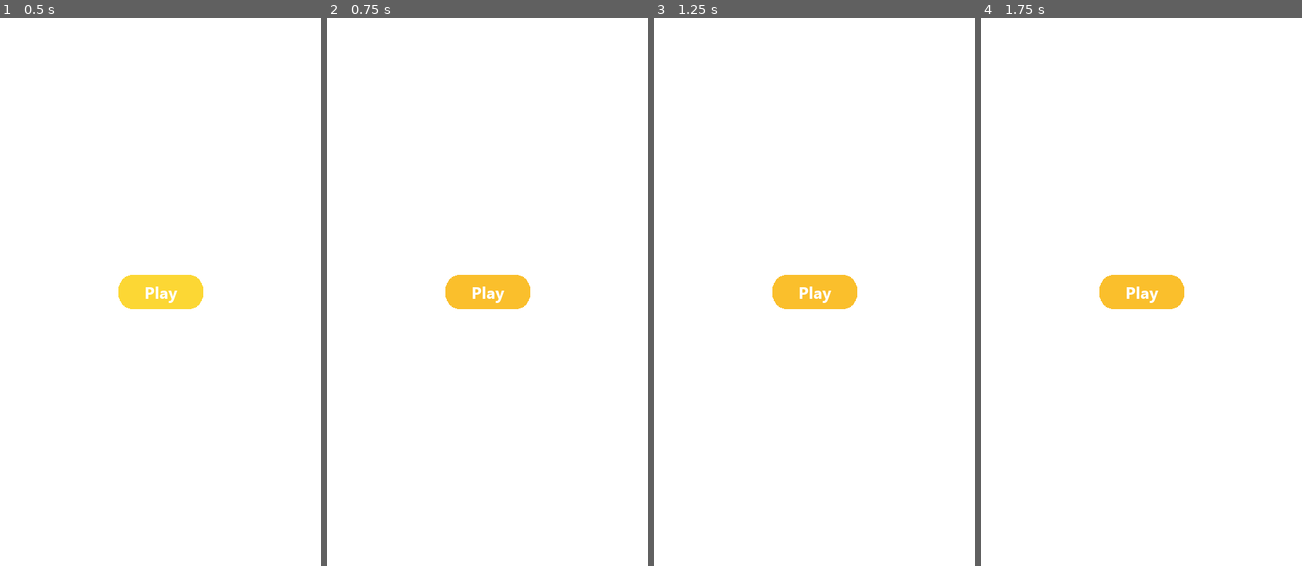
Above: before the commit, frames 1-4 (left to right).
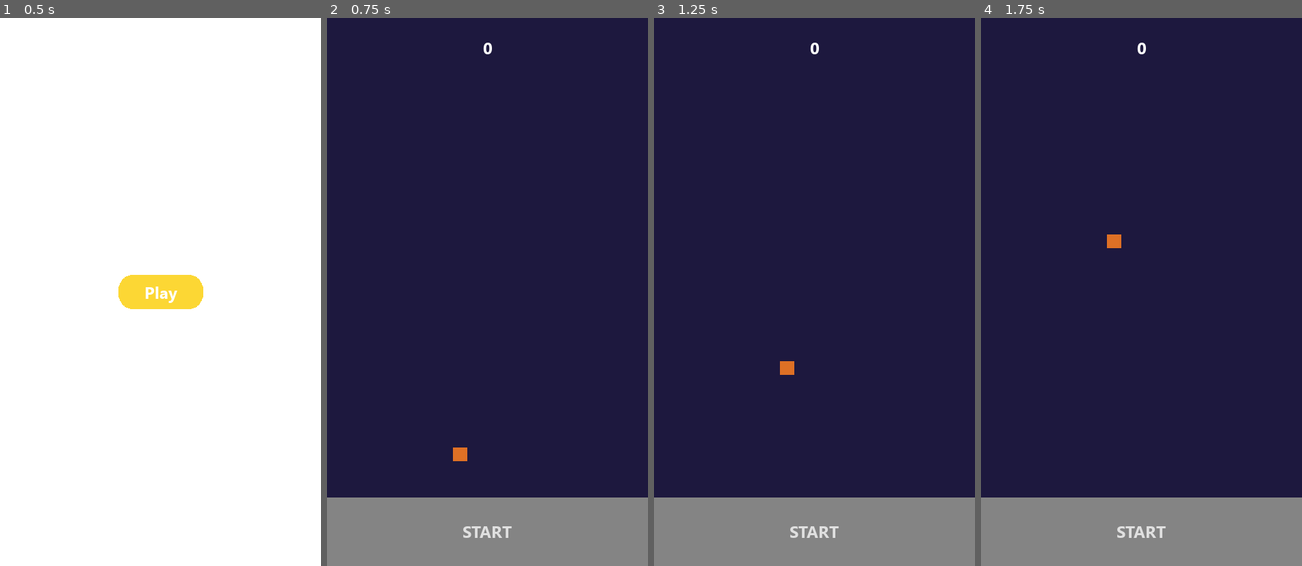
Above: after the commit, the same moments.

Repository: Jangidtarun/bounce
Game: Godot game, scene res://scenes/MainMenu.tscn
Same seed, same stepped clock (60 frames per second), same inputs: the game is played once before the commit and once after it.
Inputs (mouse positions are in pixels of both pictures, inside the frame that each line leads up to):
- Up to frame 1 (0.5 s): no input
- Up to frame 2 (0.75 s): click "Play" at 0.5 s
- Up to frame 3 (1.25 s): no input
- Up to frame 4 (1.75 s): click (1141, 292) at 1.25 s, where only the run before the commit has a clickable "Play"

Frame 1 is identical in both runs. In frame 2, 100% of the frame differs, in the area x 0-100%, y 0-100%; in frame 3, 100%; in frame 4, 100%.

Commit message:
upload after directorising

Diff:
--- a/MainMenu.tscn
+++ b/MainMenu.tscn
@@ -2,7 +2,7 @@
 
 [ext_resource path="res://sprites/button/button_pressed.png" type="Texture" id=2]
 [ext_resource path="res://theme_default.tres" type="Theme" id=3]
-[ext_resource path="res://play_button.gd" type="Script" id=4]
+[ext_resource path="res://scripts/play_button.gd" type="Script" id=4]
 [ext_resource path="res://sprites/button/button_normal.png" type="Texture" id=11]
 [ext_resource path="res://sprites/button/button_hover.png" type="Texture" id=12]
 
--- a/scenes/HUD.tscn
+++ b/scenes/HUD.tscn
@@ -1,6 +1,6 @@
 [gd_scene load_steps=3 format=2]
 
-[ext_resource path="res://HUD.gd" type="Script" id=1]
+[ext_resource path="res://scripts/HUD.gd" type="Script" id=1]
 [ext_resource path="res://theme_default.tres" type="Theme" id=3]
 
 [node name="HUD" type="CanvasLayer"]
--- a/scenes/Main.tscn
+++ b/scenes/Main.tscn
@@ -1,56 +1,23 @@
-[gd_scene load_steps=25 format=2]
+[gd_scene load_steps=18 format=2]
 
-[ext_resource path="res://Player.tscn" type="PackedScene" id=1]
+[ext_resource path="res://scenes/Player.tscn" type="PackedScene" id=1]
 [ext_resource path="res://sprites/platform.png" type="Texture" id=2]
-[ext_resource path="res://stomp.tscn" type="PackedScene" id=3]
-[ext_resource path="res://Main.gd" type="Script" id=4]
-[ext_resource path="res://HUD.tscn" type="PackedScene" id=5]
-[ext_resource path="res://tmp_stomp.tscn" type="PackedScene" id=6]
-[ext_resource path="res://boost.tscn" type="PackedScene" id=7]
-[ext_resource path="res://spring_stomp.tscn" type="PackedScene" id=8]
-[ext_resource path="res://ufo_stomp.gd" type="Script" id=9]
+[ext_resource path="res://scenes/stomp.tscn" type="PackedScene" id=3]
+[ext_resource path="res://scripts/Main.gd" type="Script" id=4]
+[ext_resource path="res://scenes/HUD.tscn" type="PackedScene" id=5]
+[ext_resource path="res://scenes/tmp_stomp.tscn" type="PackedScene" id=6]
+[ext_resource path="res://scenes/boost.tscn" type="PackedScene" id=7]
+[ext_resource path="res://scenes/spring_stomp.tscn" type="PackedScene" id=8]
+[ext_resource path="res://scenes/ufo_stomp.tscn" type="PackedScene" id=9]
 [ext_resource path="res://sound/jump.wav" type="AudioStream" id=10]
 [ext_resource path="res://sound/spring.wav" type="AudioStream" id=11]
 [ext_resource path="res://sound/tmp_tile.wav" type="AudioStream" id=12]
 [ext_resource path="res://sound/fly.wav" type="AudioStream" id=13]
 [ext_resource path="res://sound/death.wav" type="AudioStream" id=14]
-[ext_resource path="res://invis.tscn" type="PackedScene" id=15]
-[ext_resource path="res://spikes.tscn" type="PackedScene" id=16]
-[ext_resource path="res://sprites/flyer/flyer3.png" type="Texture" id=17]
-[ext_resource path="res://sprites/flyer/flyer1.png" type="Texture" id=18]
-[ext_resource path="res://sprites/flyer/flyer2.png" type="Texture" id=19]
+[ext_resource path="res://scenes/invis.tscn" type="PackedScene" id=15]
+[ext_resource path="res://scenes/spikes.tscn" type="PackedScene" id=16]
 
-[sub_resource type="SpriteFrames" id=1]
-animations = [ {
-"frames": [ ExtResource( 18 ), ExtResource( 19 ), ExtResource( 17 ) ],
-"loop": true,
-"name": "default",
-"speed": 6.0
-} ]
-
-[sub_resource type="RectangleShape2D" id=2]
-extents = Vector2( 30.7692, 50 )
-
-[sub_resource type="RectangleShape2D" id=3]
-extents = Vector2( 30.7609, 50.2588 )
-
-[sub_resource type="PackedScene" id=4]
-_bundled = {
-"conn_count": 0,
-"conns": PoolIntArray(  ),
-"editable_instances": [  ],
-"names": PoolStringArray( "ufo_stomp", "scale", "collision_layer", "script", "__meta__", "stomp", "KinematicBody2D", "AnimatedSprite", "position", "frames", "playing", "CollisionShape2D_1", "rotation", "shape", "CollisionShape2D", "Area2D" ),
-"node_count": 5,
-"node_paths": [  ],
-"nodes": PoolIntArray( -1, -1, 6, 0, -1, 4, 1, 0, 2, 1, 3, 2, 4, 3, 1, 5, 0, 0, 7, 7, -1, 4, 8, 4, 1, 5, 9, 6, 10, 7, 0, 0, 0, 14, 11, -1, 3, 8, 8, 12, 9, 13, 10, 0, 0, 0, 15, 15, -1, 2, 8, 11, 2, 1, 1, 5, 3, 0, 14, 14, -1, 1, 13, 12, 0 ),
-"variants": [ Vector2( 1.04028, 0.159176 ), 4, ExtResource( 9 ), {
-"_edit_horizontal_guides_": [ 0.0, -16.0 ],
-"_edit_vertical_guides_": [ -32.0, 32.0 ]
-}, Vector2( 0, -50.2588 ), Vector2( 0.295778, 2.09412 ), SubResource( 1 ), true, Vector2( 0, -50 ), 9.42476, SubResource( 2 ), Vector2( 0, 50.2588 ), SubResource( 3 ) ],
-"version": 2
-}
-
-[sub_resource type="RectangleShape2D" id=5]
+[sub_resource type="RectangleShape2D" id=1]
 extents = Vector2( 296, 32 )
 
 [node name="Main" type="Node2D"]
@@ -63,10 +30,10 @@
 stompinst = ExtResource( 3 )
 tmp_stompinst = ExtResource( 6 )
 spring_stompinst = ExtResource( 8 )
-ufo_stompinst = SubResource( 4 )
+ufo_stompinst = ExtResource( 9 )
 invis_stompinst = ExtResource( 15 )
 spikes_inst = ExtResource( 16 )
-game_ovg_scene_path = "res://Main.tscn"
+game_ovg_scene_path = "res://scenes/game_over.tscn"
 
 [node name="HUD" parent="." instance=ExtResource( 5 )]
 
--- a/scenes/MainMenu.tscn
+++ b/scenes/MainMenu.tscn
@@ -35,7 +35,7 @@
 __meta__ = {
 "_edit_use_anchors_": false
 }
-next_scene_path = "res://Main.tscn"
+next_scene_path = "res://scenes/Main.tscn"
 
 [node name="play_label" type="Label" parent="CanvasLayer/play_button"]
 anchor_right = 1.0
--- a/scenes/Player.tscn
+++ b/scenes/Player.tscn
@@ -1,7 +1,7 @@
 [gd_scene load_steps=14 format=2]
 
-[ext_resource path="res://Player.gd" type="Script" id=2]
-[ext_resource path="res://camera.gd" type="Script" id=3]
+[ext_resource path="res://scripts/Player.gd" type="Script" id=2]
+[ext_resource path="res://scripts/camera.gd" type="Script" id=3]
 [ext_resource path="res://sprites/player_shred/player3.png" type="Texture" id=4]
 [ext_resource path="res://sprites/player_shred/player2.png" type="Texture" id=5]
 [ext_resource path="res://sprites/player_shred/player1.png" type="Texture" id=6]
@@ -33,7 +33,6 @@
 script = ExtResource( 2 )
 
 [node name="camera" type="Camera2D" parent="."]
-scale = Vector2( 1, 1 )
 current = true
 limit_left = 0
 limit_right = 600
--- a/scenes/boost.tscn
+++ b/scenes/boost.tscn
@@ -45,7 +45,7 @@
 
 [node name="AnimatedSprite" type="AnimatedSprite" parent="."]
 frames = SubResource( 1 )
-frame = 5
+frame = 3
 playing = true
 
 [node name="CollisionShape2D" type="CollisionShape2D" parent="."]
--- a/scenes/game_over.tscn
+++ b/scenes/game_over.tscn
@@ -1,6 +1,6 @@
 [gd_scene load_steps=6 format=2]
 
-[ext_resource path="res://restart_button.gd" type="Script" id=1]
+[ext_resource path="res://scripts/restart_button.gd" type="Script" id=1]
 [ext_resource path="res://sprites/restart_button/restart_button_hover.png" type="Texture" id=2]
 [ext_resource path="res://sprites/restart_button/restart_button.png" type="Texture" id=3]
 [ext_resource path="res://sprites/restart_button/restart_button_pressed.png" type="Texture" id=4]
@@ -36,6 +36,6 @@
 __meta__ = {
 "_edit_use_anchors_": false
 }
-next_scene_path = "res://Main.tscn"
+next_scene_path = "res://scenes/Main.tscn"
 
 [connection signal="pressed" from="CanvasLayer/restart_button" to="CanvasLayer/restart_button" method="_on_restart_button_pressed"]
--- a/scenes/invis.tscn
+++ b/scenes/invis.tscn
@@ -1,7 +1,7 @@
 [gd_scene load_steps=7 format=2]
 
 [ext_resource path="res://sprites/invis_tile/invisible1.png" type="Texture" id=1]
-[ext_resource path="res://stomp.gd" type="Script" id=2]
+[ext_resource path="res://scripts/stomp.gd" type="Script" id=2]
 [ext_resource path="res://sprites/invis_tile/invisible2.png" type="Texture" id=3]
 
 [sub_resource type="SpriteFrames" id=1]
--- a/scenes/spikes.tscn
+++ b/scenes/spikes.tscn
@@ -1,7 +1,7 @@
 [gd_scene load_steps=5 format=2]
 
 [ext_resource path="res://sprites/spikes.png" type="Texture" id=1]
-[ext_resource path="res://spikes.gd" type="Script" id=2]
+[ext_resource path="res://scripts/spikes.gd" type="Script" id=2]
 
 [sub_resource type="RectangleShape2D" id=1]
 extents = Vector2( 30.7692, 94.2353 )
--- a/scenes/spring_stomp.tscn
+++ b/scenes/spring_stomp.tscn
@@ -1,11 +1,11 @@
 [gd_scene load_steps=8 format=2]
 
-[ext_resource path="res://sprites/spring3.png" type="Texture" id=1]
-[ext_resource path="res://spring_stomp.gd" type="Script" id=2]
-[ext_resource path="res://sprites/spring1.png" type="Texture" id=3]
-[ext_resource path="res://sprites/spring2.png" type="Texture" id=4]
+[ext_resource path="res://sprites/spring_anim/spring3.png" type="Texture" id=1]
+[ext_resource path="res://scripts/spring_stomp.gd" type="Script" id=2]
+[ext_resource path="res://sprites/spring_anim/spring1.png" type="Texture" id=3]
+[ext_resource path="res://sprites/spring_anim/spring2.png" type="Texture" id=4]
 
-[sub_resource type="SpriteFrames" id=3]
+[sub_resource type="SpriteFrames" id=1]
 animations = [ {
 "frames": [ ExtResource( 3 ), ExtResource( 4 ), ExtResource( 1 ) ],
 "loop": true,
--- a/scenes/stomp.tscn
+++ b/scenes/stomp.tscn
@@ -1,7 +1,7 @@
 [gd_scene load_steps=5 format=2]
 
 [ext_resource path="res://sprites/still_land.png" type="Texture" id=1]
-[ext_resource path="res://stomp.gd" type="Script" id=2]
+[ext_resource path="res://scripts/stomp.gd" type="Script" id=2]
 
 [sub_resource type="RectangleShape2D" id=1]
 extents = Vector2( 30.7692, 50 )
--- a/scenes/tmp_stomp.tscn
+++ b/scenes/tmp_stomp.tscn
@@ -1,13 +1,13 @@
 [gd_scene load_steps=10 format=2]
 
 [ext_resource path="res://sprites/tmptile_anim/tmp_tile1.png" type="Texture" id=1]
-[ext_resource path="res://tmp_stomp.gd" type="Script" id=2]
+[ext_resource path="res://scripts/tmp_stomp.gd" type="Script" id=2]
 [ext_resource path="res://sprites/tmptile_anim/tmp_tile2.png" type="Texture" id=3]
 [ext_resource path="res://sprites/tmptile_anim/tmp_tile4.png" type="Texture" id=4]
 [ext_resource path="res://sprites/tmptile_anim/tmp_tile5.png" type="Texture" id=5]
 [ext_resource path="res://sprites/tmptile_anim/tmp_tile3.png" type="Texture" id=6]
 
-[sub_resource type="SpriteFrames" id=3]
+[sub_resource type="SpriteFrames" id=1]
 animations = [ {
 "frames": [ ExtResource( 1 ), ExtResource( 3 ), ExtResource( 6 ), ExtResource( 4 ), ExtResource( 5 ) ],
 "loop": true,
@@ -58,6 +58,5 @@
 [node name="clss" type="CollisionShape2D" parent="Area2D2"]
 position = Vector2( -0.000431676, 0 )
 rotation = -5.07036e-06
-scale = Vector2( 1, 1 )
-shape = SubResource( 2 )
+shape = SubResource( 3 )
 one_way_collision = true
--- a/scenes/ufo_stomp.tscn
+++ b/scenes/ufo_stomp.tscn
@@ -1,11 +1,11 @@
 [gd_scene load_steps=8 format=2]
 
 [ext_resource path="res://sprites/flyer/flyer3.png" type="Texture" id=1]
-[ext_resource path="res://ufo_stomp.gd" type="Script" id=2]
+[ext_resource path="res://scripts/ufo_stomp.gd" type="Script" id=2]
 [ext_resource path="res://sprites/flyer/flyer1.png" type="Texture" id=3]
 [ext_resource path="res://sprites/flyer/flyer2.png" type="Texture" id=4]
 
-[sub_resource type="SpriteFrames" id=3]
+[sub_resource type="SpriteFrames" id=1]
 animations = [ {
 "frames": [ ExtResource( 3 ), ExtResource( 4 ), ExtResource( 1 ) ],
 "loop": true,
@@ -33,13 +33,12 @@
 [node name="AnimatedSprite" type="AnimatedSprite" parent="."]
 position = Vector2( 0, -50.2588 )
 scale = Vector2( 0.295778, 2.09412 )
-frames = SubResource( 3 )
-frame = 1
+frames = SubResource( 1 )
 playing = true
 
 [node name="CollisionShape2D_1" type="CollisionShape2D" parent="."]
 position = Vector2( 0, -50 )
-shape = SubResource( 1 )
+shape = SubResource( 2 )
 one_way_collision = true
 
 [node name="Area2D" type="Area2D" parent="." groups=[
Not shown: 1 places in scenes/Main.tscn that only renumber resources
Not shown: 4 places in scenes/Player.tscn that only renumber resources
Not shown: 3 places in scenes/spring_stomp.tscn that only renumber resources
Not shown: 3 places in scenes/tmp_stomp.tscn that only renumber resources
Not shown: 2 places in scenes/ufo_stomp.tscn that only renumber resources
